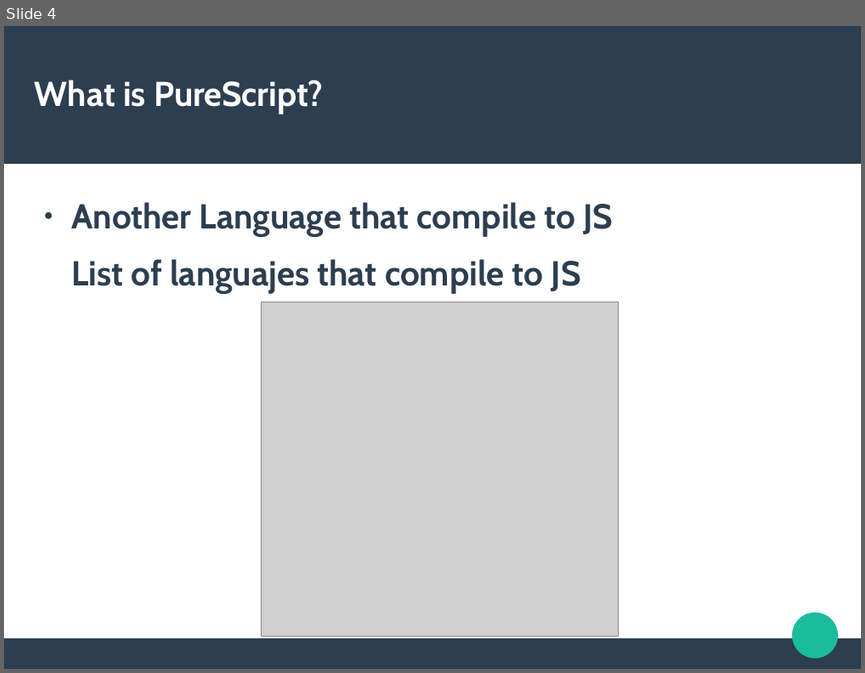
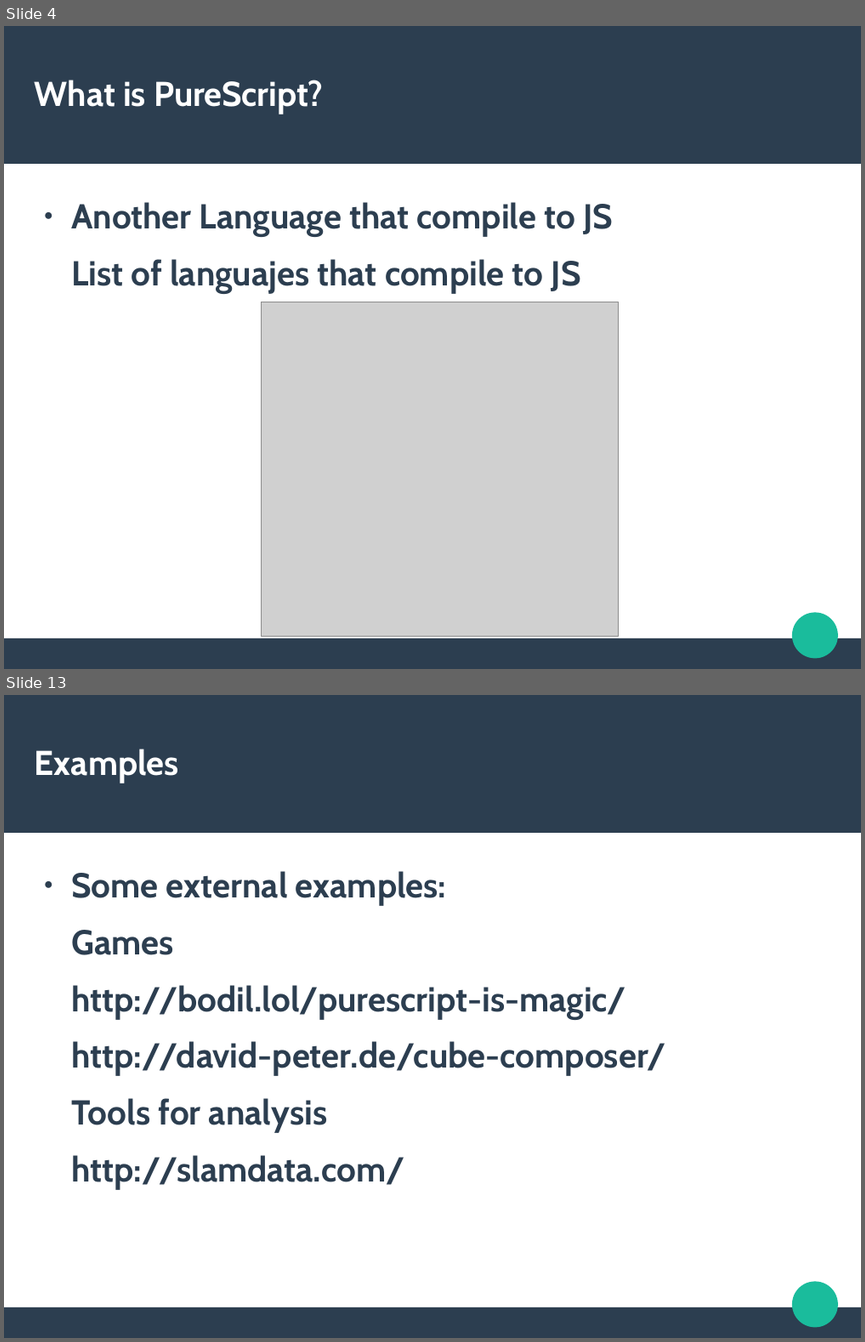
Before and after one commit to CristhianMotoche/ExPS, a slide deck: Presentation.odp. Shown one above the other, each under a label of ours: slide 4 before the commit, slides 4 and 13 after it; the slides between them are not shown. The pictures are 865x673 and 865x1342 pixels, drawn with LibreOffice and Linux fonts; fonts in the diff are those of the drawing; grey boxes stand for pictures. Boxes give left, top, right and bottom in pixels: in the first picture for what was removed or moved away, otherwise in the second. Text is boxed around its words. In the diff, an @@ line names an element or a change of style, - is before the commit and + after.

```diff
--- a/Presentation.odp
+++ b/Presentation.odp
@@ slide 13 added at [4,695,861,1338], background #FFFFFF; not listed: 3 template elements that a slide beside it also shows @@
@@ title added at [35,749,179,783], 31.9 pt, text #FFFFFF, bold @@
+Examples
@@ text added at [71,871,666,1189], 32 pt, text #2C3E50, bold @@
+● Some external examples:
+Games
+http://bodil.lol/purescript-is-magic/
+http://david-peter.de/cube-composer/
+Tools for analysis
+http://slamdata.com/
```
Also in this commit, not shown: 1 slide changed, 8 other slides added, 1 other file.
